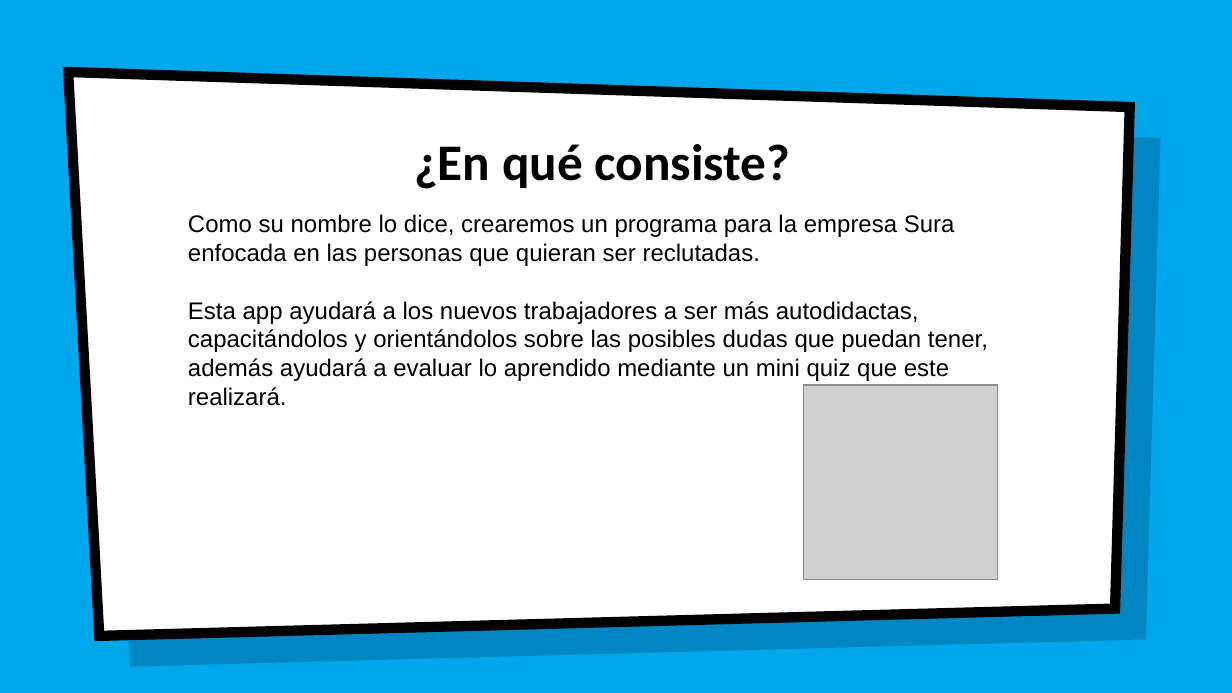
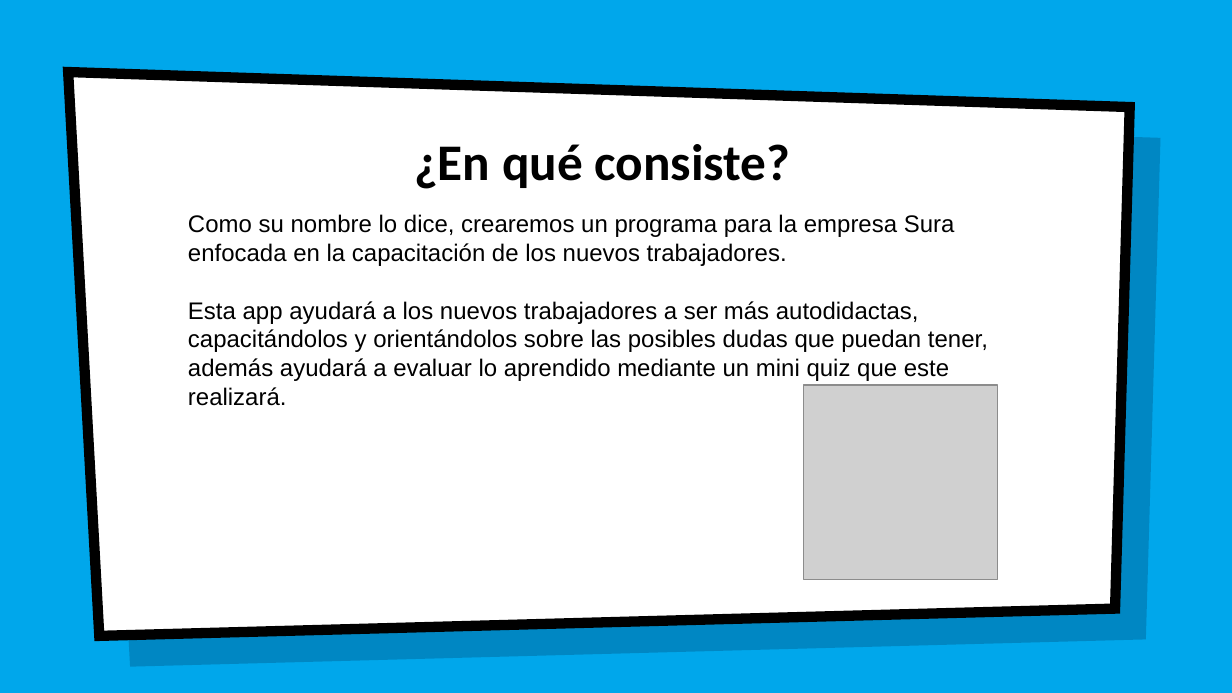
Before and after one commit to jesusapb/SURA-BOT, a slide deck: slide 2 of documentacion/Surabot.pptx. Drawn at 1232x693 pixels with LibreOffice and Linux fonts; fonts in the diff are those of the drawing; grey boxes stand for pictures; background and template pictures are left out. Boxes give left, top, right and bottom in pixels: in the first picture for what was removed or moved away, otherwise in the second. Text is boxed around its words. In the diff, an @@ line names an element or a change of style, - is before the commit and + after.

```diff
--- a/documentacion/Surabot.pptx
+++ b/documentacion/Surabot.pptx
@@ text at (x1=188, y1=214, x2=955, y2=266): text changed @@
-Como su nombre lo dice, crearemos un programa para la empresa Sura enfocada en las personas que quieran ser reclutadas.
+Como su nombre lo dice, crearemos un programa para la empresa Sura enfocada en la capacitación de los nuevos trabajadores.
```
Also in this commit, not shown: 4 other slides changed, 26 other files.
